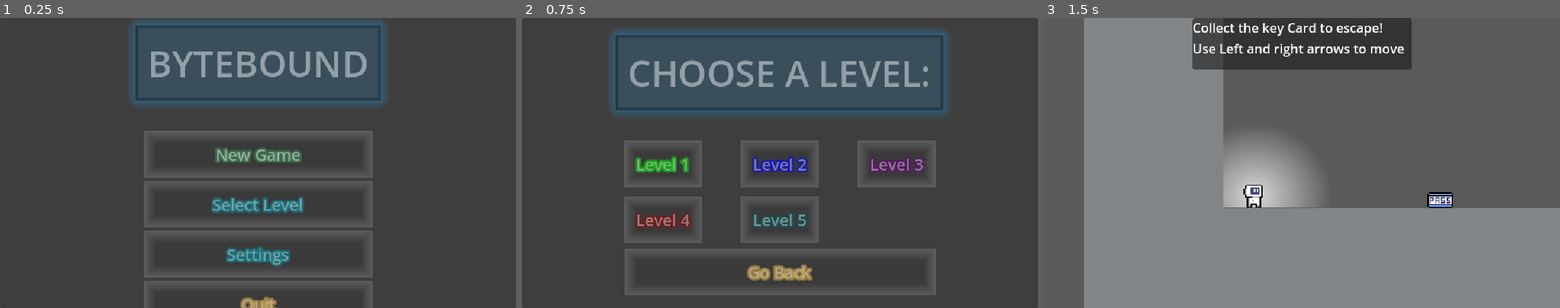
Above: before the commit, frames 1-3 (left to right).
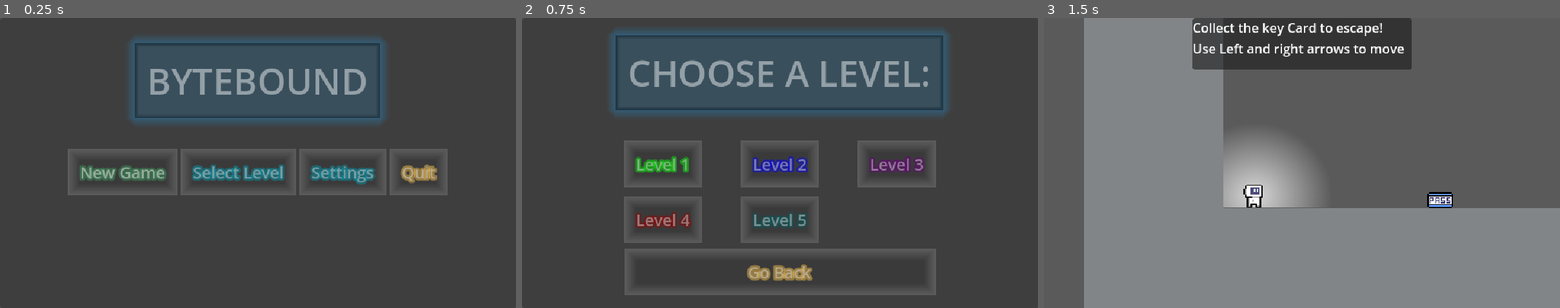
Above: after the commit, the same moments.

Repository: SawolTesf/ByteBound
Game: Godot game, scene res://UI/MainMenu/MainMenuControlNode.tscn
Two runs of this game, one before a commit and one after it. Both use one fixed random seed, a clock stepped at 60 frames per second and the inputs below.
Inputs:
- Up to frame 1 (0.25 s): no input
- Up to frame 2 (0.75 s): click "Select Level" at 0.5 s
- Up to frame 3 (1.5 s): click "Level 1" at 1.25 s

The runs differ from the first frame. In frame 1, 16% of the frame differs, in the area x 13-87%, y 0-100%; in frame 2, nothing differs; in frame 3, nothing differs.
Error in both runs: Trying to return value of type "String" from a function whose return type is "int". (res://Autoloads/Debug.gd:90)

Commit message:
refactor:
- Removed sound from laser nodes and used AudioController
- Removed unused code from AudioController
- Changed main menu layout (temporary for now)

Diff:
--- a/game/Autoloads/AudioManager.gd
+++ b/game/Autoloads/AudioManager.gd
@@ -7,49 +7,17 @@
 func _ready() -> void:
 	play_sound("Music")
 
-
 # Get the node for the sound and play it
-func play_sound(sound):
-	var sound_node = get_node(sound)
-	if not sound_node:
-		return
-
+func play_sound(sound: String) -> void:
+	var sound_node = get_node_or_null(sound)
 	sound_node.play()
 
 # Get the node for the sound and stop it
-func stop_sound(sound):
-	var sound_node = get_node(sound)
-	if not sound_node:
-		return
-
+func stop_sound(sound: String) -> void:
+	var sound_node = get_node_or_null(sound)
 	sound_node.stop()
 
-"""
-# Play BG Music
-func play_music():
-	$Music.play()
-
-# Play Laser Field
-func play_lazer():
-	$LazerField.play()
-
-# Play Player Jump
-func play_jump():
-	$PlayerJump.play()
-
-# Play Key Collect
-func play_key_collected():
-	$CardCollect.play()
-
-# Play Button Interact
-func play_button_pressed():
-	$ButtonInteract.play()
-
-# Play Plate Stepped
-func play_plate_stepped():
-	$PlateStepped.play()
-
-# Play Enemy Detect
-func play_enemy_detect():
-	$EnemyDetect.play()
-"""
+# Check if the sound node is playing
+func is_playing(sound: String) -> bool:
+	var sound_node = get_node_or_null(sound)
+	return sound_node.playing
--- a/game/Scripts/Objects/Hazards/Lazers/BlueLazer/BlueLazer.tscn
+++ b/game/Scripts/Objects/Hazards/Lazers/BlueLazer/BlueLazer.tscn
@@ -13,8 +13,6 @@
 [ext_resource type="Texture2D" uid="uid://b8jbylyc7200n" path="res://Assets/Objects/Barriers/BlueBeam/Disabled/BlueBeamDisabled5.png" id="10_8wnym"]
 [ext_resource type="Texture2D" uid="uid://dv8yudvlu0p5h" path="res://Assets/Objects/Barriers/BlueBeam/Disabled/BlueBeamDisabled6.png" id="11_opqyu"]
 [ext_resource type="Texture2D" uid="uid://ff2itiuymitg" path="res://Assets/Objects/Barriers/BlueBeam/Disabled/BlueBeamDisabled7.png" id="12_fxngp"]
-[ext_resource type="AudioStream" uid="uid://dtun8ph7ir3p3" path="res://Audio/LaserField.wav" id="14_h6d8g"]
-[ext_resource type="AudioStream" uid="uid://dd8l0to6jlph1" path="res://Audio/LaserHit.wav" id="15_71jv8"]
 
 [sub_resource type="RectangleShape2D" id="RectangleShape2D_qmpiu"]
 size = Vector2(7, 49)
@@ -125,10 +123,3 @@
 color = Color(0.054902, 1, 1, 1)
 shadow_enabled = true
 texture = SubResource("GradientTexture2D_7vws4")
-
-[node name="LazerSound" type="AudioStreamPlayer2D" parent="."]
-stream = ExtResource("14_h6d8g")
-volume_db = -7.25
-
-[node name="HitSound" type="AudioStreamPlayer2D" parent="."]
-stream = ExtResource("15_71jv8")
--- a/game/Scripts/Objects/Hazards/Lazers/GreenLaser/GreenLazer.tscn
+++ b/game/Scripts/Objects/Hazards/Lazers/GreenLaser/GreenLazer.tscn
@@ -13,8 +13,6 @@
 [ext_resource type="Texture2D" uid="uid://cbbv7b80i4776" path="res://Assets/Objects/Barriers/GreenBeam/Active/GreenBeamActive3.png" id="10_ve4dk"]
 [ext_resource type="Texture2D" uid="uid://d14ciheucjjfx" path="res://Assets/Objects/Barriers/GreenBeam/Active/GreenBeamActive4.png" id="11_ojt0b"]
 [ext_resource type="Texture2D" uid="uid://b77g76h1raoh1" path="res://Assets/Objects/Barriers/GreenBeam/Active/GreenBeamActive5.png" id="12_bgv64"]
-[ext_resource type="AudioStream" uid="uid://dtun8ph7ir3p3" path="res://Audio/LaserField.wav" id="14_pthhv"]
-[ext_resource type="AudioStream" uid="uid://dd8l0to6jlph1" path="res://Audio/LaserHit.wav" id="15_8v6lt"]
 
 [sub_resource type="RectangleShape2D" id="RectangleShape2D_sbn3p"]
 size = Vector2(8, 48)
@@ -123,10 +121,3 @@
 color = Color(0, 1, 0.388235, 1)
 shadow_enabled = true
 texture = SubResource("GradientTexture2D_vvwv7")
-
-[node name="LazerSound" type="AudioStreamPlayer2D" parent="."]
-stream = ExtResource("14_pthhv")
-volume_db = -7.25
-
-[node name="HitSound" type="AudioStreamPlayer2D" parent="."]
-stream = ExtResource("15_8v6lt")
--- a/game/Scripts/Objects/Hazards/Lazers/Lazer.gd
+++ b/game/Scripts/Objects/Hazards/Lazers/Lazer.gd
@@ -21,7 +21,6 @@
 	light.enabled = true
 
 	AudioController.play_sound("LaserField")
-	#hitSound = get_node("HitSound")
 
 	# Set up the signals to detect player collision and animations
 	body_entered.connect(_on_body_entered)
@@ -41,7 +40,7 @@
 	elif !is_active:
 		lazerSound.stop()
 	"""
-	if is_active:
+	if is_active and !AudioController.is_playing("LaserField"):
 		AudioController.play_sound("LaserField")
 	else:
 		AudioController.stop_sound("LaserField")
--- a/game/Scripts/Objects/Hazards/Lazers/RedLaser/RedLazer.tscn
+++ b/game/Scripts/Objects/Hazards/Lazers/RedLaser/RedLazer.tscn
@@ -13,7 +13,6 @@
 [ext_resource type="Texture2D" uid="uid://c26trcbdcu17g" path="res://Assets/Objects/Barriers/RedBeam/Active/RedBeamActive3.png" id="10_llmur"]
 [ext_resource type="Texture2D" uid="uid://bqdewydm0dhly" path="res://Assets/Objects/Barriers/RedBeam/Active/RedBeamActive4.png" id="11_plsqa"]
 [ext_resource type="Texture2D" uid="uid://dsl85lqvvmhh1" path="res://Assets/Objects/Barriers/RedBeam/Active/RedBeamActive5.png" id="12_iedjm"]
-[ext_resource type="AudioStream" uid="uid://dtun8ph7ir3p3" path="res://Audio/LaserField.wav" id="14_gk3x6"]
 
 [sub_resource type="RectangleShape2D" id="RectangleShape2D_lih6r"]
 size = Vector2(9, 48)
@@ -121,9 +120,3 @@
 position = Vector2(1.5, -1)
 scale = Vector2(0.359375, 0.75)
 texture = SubResource("GradientTexture2D_v4ri4")
-
-[node name="LazerSound" type="AudioStreamPlayer2D" parent="."]
-stream = ExtResource("14_gk3x6")
-volume_db = -7.25
-
-[node name="HitSound" type="AudioStreamPlayer2D" parent="."]
--- a/game/UI/MainMenu/MainMenuControlNode.tscn
+++ b/game/UI/MainMenu/MainMenuControlNode.tscn
@@ -59,12 +59,12 @@
 layout_mode = 2
 size_flags_vertical = 3
 
-[node name="VBox" type="VBoxContainer" parent="Panel/HBoxContainer/VBoxContainer/ButtonContainer"]
+[node name="HBox" type="HBoxContainer" parent="Panel/HBoxContainer/VBoxContainer/ButtonContainer"]
 layout_mode = 2
 size_flags_vertical = 0
 alignment = 1
 
-[node name="New_Game" type="Button" parent="Panel/HBoxContainer/VBoxContainer/ButtonContainer/VBox"]
+[node name="New_Game" type="Button" parent="Panel/HBoxContainer/VBoxContainer/ButtonContainer/HBox"]
 unique_name_in_owner = true
 layout_mode = 2
 theme = ExtResource("2_3yayr")
@@ -75,7 +75,7 @@
 theme_override_constants/outline_size = 10
 text = "New Game"
 
-[node name="Select_Level" type="Button" parent="Panel/HBoxContainer/VBoxContainer/ButtonContainer/VBox"]
+[node name="Select_Level" type="Button" parent="Panel/HBoxContainer/VBoxContainer/ButtonContainer/HBox"]
 unique_name_in_owner = true
 layout_mode = 2
 theme = ExtResource("2_3yayr")
@@ -84,7 +84,7 @@
 theme_override_constants/outline_size = 10
 text = "Select Level"
 
-[node name="Settings" type="Button" parent="Panel/HBoxContainer/VBoxContainer/ButtonContainer/VBox"]
+[node name="Settings" type="Button" parent="Panel/HBoxContainer/VBoxContainer/ButtonContainer/HBox"]
 unique_name_in_owner = true
 layout_mode = 2
 theme = ExtResource("2_3yayr")
@@ -93,7 +93,7 @@
 theme_override_constants/outline_size = 10
 text = "Settings"
 
-[node name="Quit" type="Button" parent="Panel/HBoxContainer/VBoxContainer/ButtonContainer/VBox"]
+[node name="Quit" type="Button" parent="Panel/HBoxContainer/VBoxContainer/ButtonContainer/HBox"]
 unique_name_in_owner = true
 layout_mode = 2
 theme = ExtResource("2_3yayr")
Not shown: 1 places in game/Scripts/Objects/Hazards/Lazers/BlueLazer/BlueLazer.tscn that only renumber resources
Not shown: 1 places in game/Scripts/Objects/Hazards/Lazers/GreenLaser/GreenLazer.tscn that only renumber resources
Not shown: 1 places in game/Scripts/Objects/Hazards/Lazers/RedLaser/RedLazer.tscn that only renumber resources
